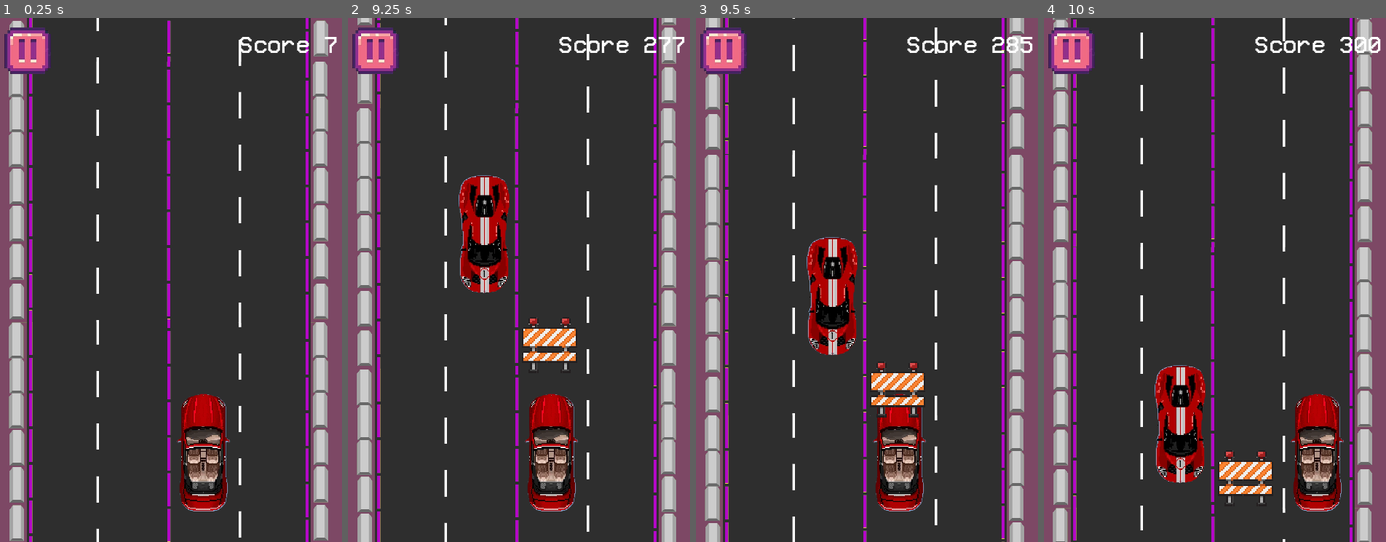
Above: before the commit, frames 1-4 (left to right).
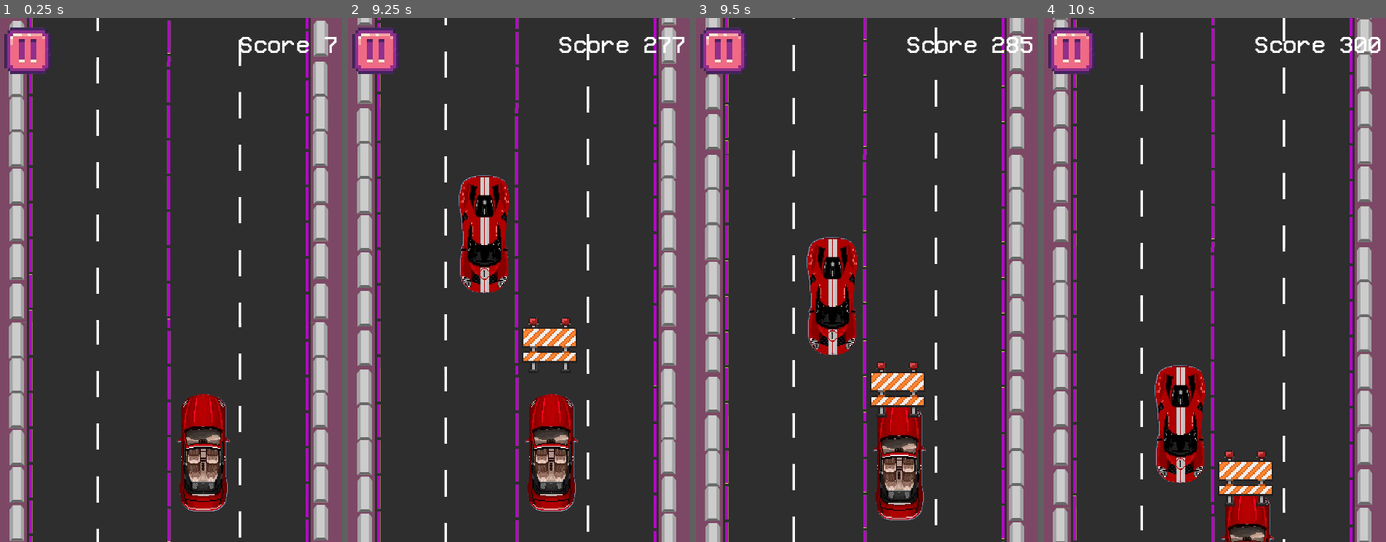
Above: after the commit, the same moments.

Repository: Maxsonin/Race-Game-for-Hackathon
Game: Godot game, scene res://scene/main/main.tscn
Two runs of this game, one before a commit and one after it. Both use one fixed random seed, a clock stepped at 60 frames per second and the inputs below. This scene is started directly instead of the project's main scene.
Inputs:
- Up to frame 1 (0.25 s): no input
- Up to frame 2 (9.25 s): hold D (MoveRight) 0.53-1.28 s; hold A (MoveLeft) 1.28-2.03 s; hold D (MoveRight) 2.03-3.53 s; hold A (MoveLeft) 3.53-5.78 s; hold D (MoveRight) 5.78-8.03 s; hold A (MoveLeft) from 8.03 s (still down)
- Up to frame 3 (9.5 s): keep holding A (MoveLeft)
- Up to frame 4 (10 s): release A (MoveLeft) at 9.53 s; hold D (MoveRight) from 9.53 s (still down)

Frames 1-2 are identical in both runs. In frame 3, 2.0% of the frame differs, in the area x 51-68%, y 71-96%; in frame 4, 3.4%, in the area x 51-88%, y 71-100%.
Error before the commit: Invalid access to property or key 'speed' on a base object of type 'null instance'. (res://player_car/CarHitbox.gd:16)

Commit message:
fixed crash after hitting sign

Diff:
--- a/player_car/CarHitbox.gd
+++ b/player_car/CarHitbox.gd
@@ -13,10 +13,13 @@
 func _on_body_entered(body: Area2D):
 	print("Collision detected")
 	if body.has_method("get_name"):
-		print(body.get_parent().get_node("MoveComponent").speed)
 		var body_name = body.get_name()
 		print("Collided with:", body_name)
-		move_component.speed = body.get_parent().get_node("MoveComponent").speed
+		if body.get_parent().has_node("MoveComponent"):
+			move_component.speed = body.get_parent().get_node("MoveComponent").speed
+			print(body.get_parent().get_node("MoveComponent").speed)
+		else:
+			move_component.speed = body.get_parent().get_node("SignMoveComponent")._speed
 		car_got_hit.emit()
 
 
